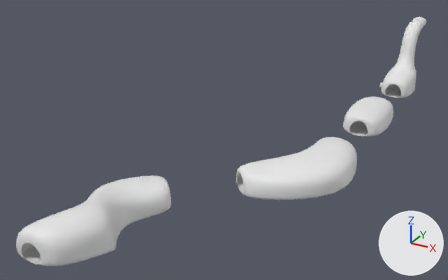
Before and after pictures for a commit that changed the Blender file Assets/Game Systems/Environment/Environment Assets/Rooms/Environments.blend.
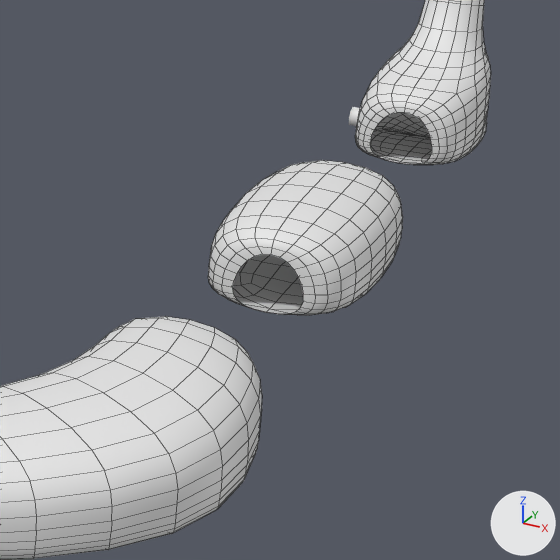
Each version appears first whole from a camera (50 mm lens) standing at (25.6, -120.3, 39.9) and looking at (-17.2, -42.5, 1.0), and next in a close-up on the part from 65% to 97% of the width and 20% to 71% of the height. Every picture has the same lights, and +X, +Y and +Z are marked at lower right. The close-ups show mesh edges as thin lines.

The first close-up shows 'Room (0)', 'Room (1)', 'Room (2)'.
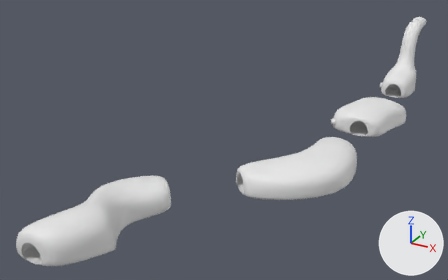
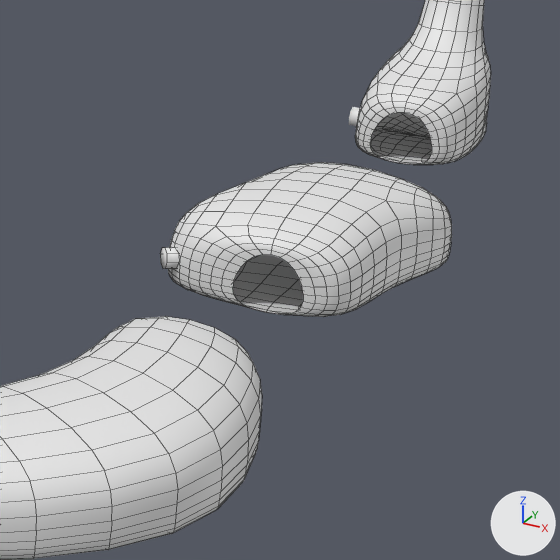
What changed in the scene script:
```text
Change me_room__1:
    used by ob_room__1; parent = ob_rooms; location = (0.0, 0.0, 0.0)
    remove me_room__1.from_pydata(...)  # 28 vertices, 20 faces; spans x -3.5..3.5, y 0.0..4.03, z 17.65..28.66
    add me_room__1.from_pydata(...)  # 44 vertices, 38 faces; spans x -5.79..6.25, y 0.0..4.49, z 17.65..28.66
    me_room__1 part 1
    8 faces are deleted
    3 vertices in x -3.5..-3.04, y 0.0..0.97, z 17.65..18.12 move by (0.34, 0.0, 0.0)
    3 vertices in x -3.5..3.5, y 4.03, z 17.65..28.66 move by (0.0, -0.48, 0.0)
    1 vertex moves from x -3.5, y 4.03, z 17.65 to x -3.16, y 3.55, z 17.65
    16 vertices are added at x -5.79..6.25, y 0.0..4.49, z 19.27..26.83
    26 new faces join them
Change ob_room__1:
    add _m = ob_room__1.modifiers.new('Boolean', 'BOOLEAN')
    add _m.object = ob_mouth_hole__1
Add ob_mouth_hole__1:
    ob_mouth_hole__1 = bpy.data.objects.new('Mouth Hole (1)', me_mouth_hole__0.copy())  # the mesh of ob_mouth_hole__0
    ob_mouth_hole__1.parent = ob_room__1
    ob_mouth_hole__1.matrix_parent_inverse = Matrix(((1.0, 0.0, 0.0, 0.0), (0.0, 0.0, 1.0, 0.0), (0.0, -1.0, 0.0, 0.0), (0.0, 0.0, 0.0, 1.0)))
    ob_mouth_hole__1.location = (-4.448, -27.68, 1.296)
    ob_mouth_hole__1.rotation_euler = (0.0, 1.605, 0.66)  # degrees (0, 92, 38)
```

Pixel boxes (x1, y1, x2, y2) of what changed, in the close-ups (560 x 560 px):
'Room (1)', reshaped, modifiers changed (45% wider)
    before: (208, 160, 403, 315)
    after: (168, 162, 452, 317)
'Mouth Hole (1)', added
    after: (160, 247, 179, 269)
part 1 of me_room__1, built on
    before: (209, 160, 403, 305)
    after: (168, 162, 452, 314)
